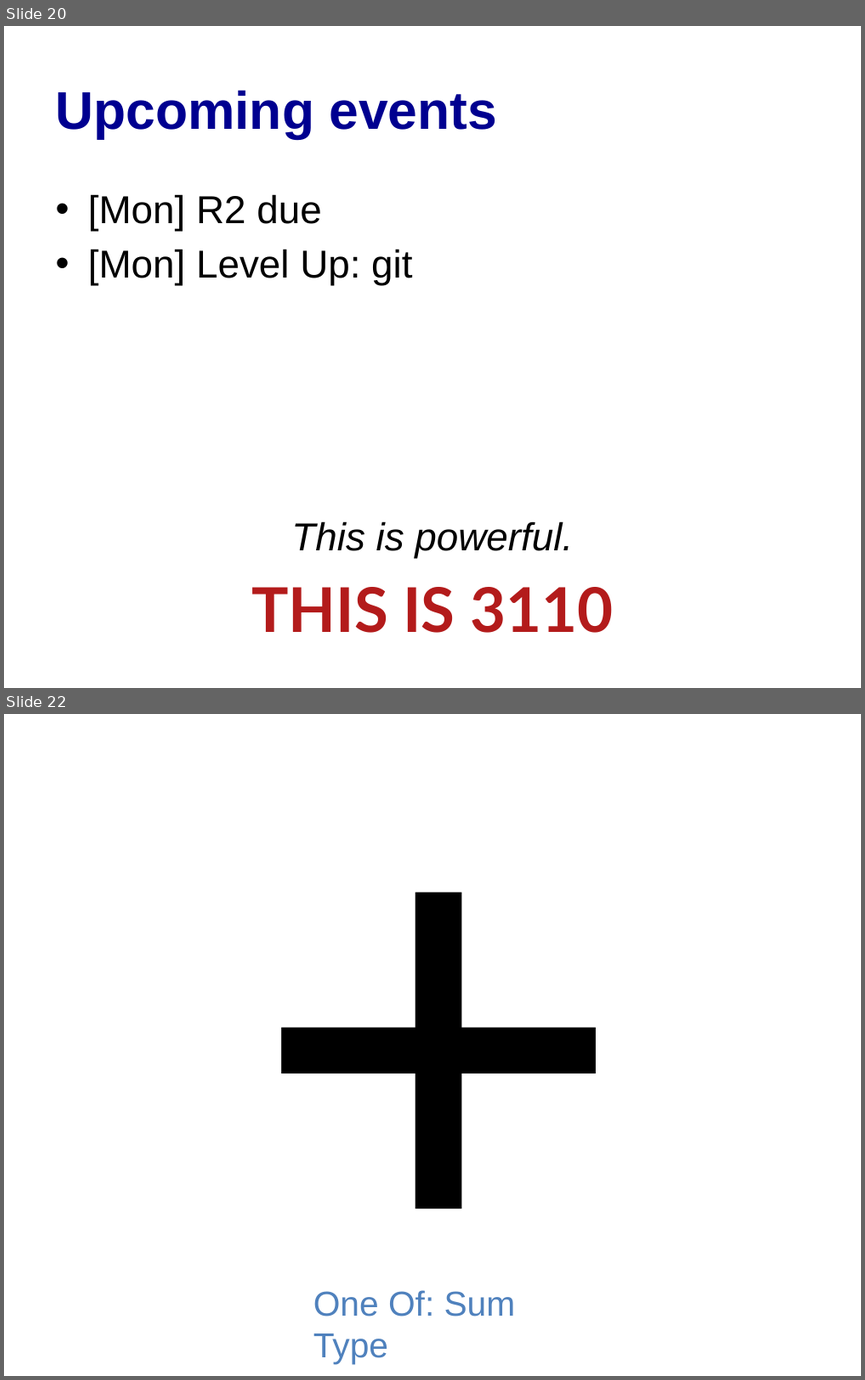
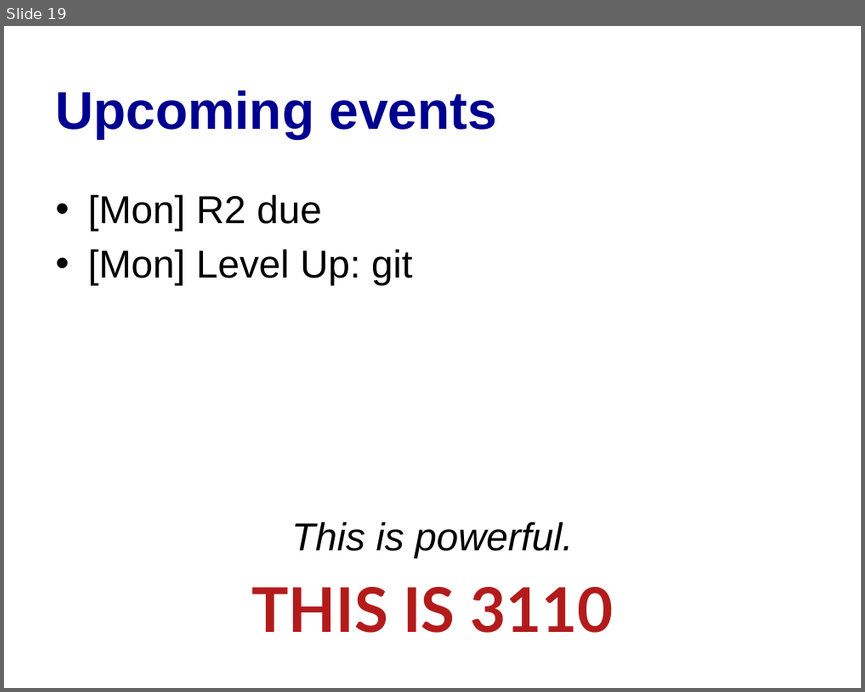
Before and after one commit to cs3110/materials-2019fa, a slide deck: 05-variant/lec.pptx. Shown one above the other, each under a label of ours: slides 20 and 22 before the commit, slide 19 after it; the slides between them are not shown. The pictures are 865x1380 and 865x692 pixels, drawn with LibreOffice and Linux fonts; fonts in the diff are those of the drawing. Boxes give left, top, right and bottom in pixels: in the first picture for what was removed or moved away, otherwise in the second. Text is boxed around its words. In the diff, an @@ line names an element or a change of style, - is before the commit and + after.

```diff
--- a/05-variant/lec.pptx
+++ b/05-variant/lec.pptx
@@ slide 22 removed at [4, 714, 861, 1376], background #FFFFFF @@
@@ text removed at [242, 714, 632, 1376] @@
-+
@@ text removed at [313, 1290, 516, 1364] @@
-One Of: Sum Type
@@ what was slide 20 is now slide 19 @@
```
Also in this commit, not shown: 4 other slides removed, 1 other file.
